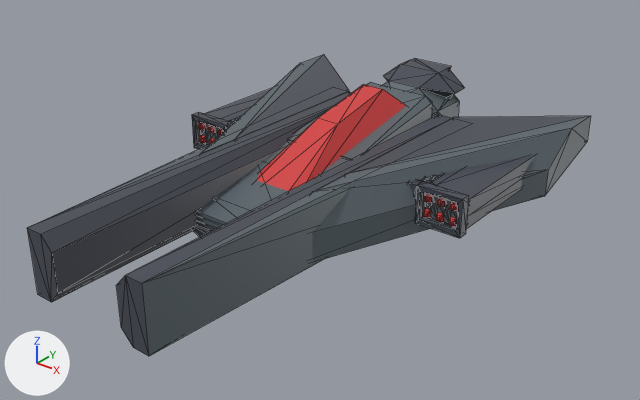
Before and after pictures for a commit that changed the FBX model Assets/Models/Enemies/Liberator.fbx.
Camera for both pictures: a 50 mm lens placed at (9.55, -12.97, 7.35), pointed at (0.15, -1.21, 0.06). Every picture has the same lights, and +X, +Y and +Z are marked at lower left. Mesh edges are drawn as thin lines. Vertices at the same position are counted once.

In view in the first picture: 'hull_body'.
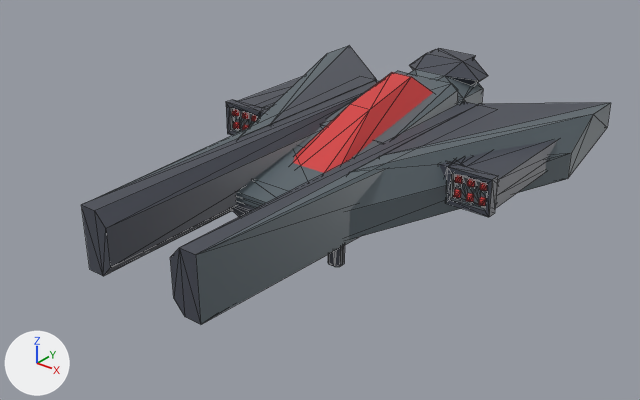
The newer file is also turned or shifted as a whole; pictures and numbers use the older file's frame.

Where the change shows, as pixel boxes [x1, y1, x2, y2] in the pictures (640 x 400 px; the box of a moved part takes in the faces that stretch with it):
'hull_body', reshaped, turned, rescaled
    before: [27, 55, 591, 356]
    after: [82, 46, 611, 325]
part 1 of me_id83, moved or reshaped
    before: [192, 112, 241, 149]
    after: [226, 100, 276, 135]
part 2 of me_id83, moved or reshaped
    before: [290, 82, 433, 159]
    after: [170, 101, 477, 325]
part 3 of me_id83, added
    after: [439, 159, 458, 181]
part 4 of me_id83, added
    after: [82, 80, 380, 276]
part 5 of me_id83, moved or reshaped
    before: [27, 92, 352, 302]
    after: [323, 71, 458, 143]
part 6 of me_id83, moved or reshaped
    before: [416, 173, 469, 238]
    after: [447, 156, 498, 217]
part 7 of me_id83, moved or reshaped
    before: [383, 58, 465, 118]
    after: [409, 48, 488, 105]
part 8 of me_id83, added
    after: [232, 125, 382, 217]
part 9 of me_id83, added
    after: [328, 245, 345, 267]
part 10 of me_id83, added
    after: [239, 76, 558, 208]
part 11 of me_id83, added
    after: [239, 46, 376, 138]
part 12 of me_id83, added
    after: [348, 103, 611, 239]
part 13 of me_id83, deleted
    before: [116, 115, 451, 356]
part 14 of me_id83, deleted
    before: [312, 116, 591, 262]
part 15 of me_id83, deleted
    before: [201, 55, 349, 154]
part 16 of me_id83, deleted
    before: [408, 176, 432, 199]
part 17 of me_id83, cut back
    before: [192, 84, 535, 237]
    after: [293, 72, 433, 173]

The change, as a diff of the scene's bpy script:
```diff
--- a/Assets/Models/Enemies/Liberator.fbx.py
+++ b/Assets/Models/Enemies/Liberator.fbx.py
@@ me_id83 @@
 # used by ob_hull_body; location = (0.0, 0.0, 0.0); rotation_euler = (-1.571, -1.571, 0.0), in degrees (-90, -90, 0); scale = (-1.18, -1.11, -8.0)
-me_id83.from_pydata(...)  # 430 vertices, 800 faces; spans x -1.51..0.94, y -3.07..2.99, z -0.41..0.81
+me_id83.from_pydata(...)  # 452 vertices, 836 faces; spans x -4.77..4.91, y -0.2..0.32, z -1.21..1.56
+# me_id83 part 1: the loose piece of 82 vertices spanning x -0.85..-0.23, y 1.98..2.86, z 0.06..0.16 is multiplied about its middle by the matrix ((0.0, -1.598, 0.0), (-0.215, 0.0, 0.0), (0.0, 0.0, 2.273)), then moved by (-3.33, -2.31, -0.15)
+# me_id83 part 2: the loose piece of 16 vertices spanning x -1.27..-0.42, y -0.76..0.76, z -0.19..0.13 is scaled about its middle by (-1.89, 0.142, 7.13), then moved by (2.77, 0.11, 0.45)
+# me_id83 part 3: a new loose piece, a box spanning x 3.01..3.3, y 0.05..0.18, z -0.21..0.07, in mat_metalpurple_x0028_clone_x0029 (dark blue #464a55)
+# me_id83 part 4: the loose piece of 16 vertices spanning x -1.27..-0.42, y -0.76..0.76, z -0.19..0.13 is copied, and the copy is scaled about its middle by (1.89, -0.141, 7.13), then moved by (-0.93, 0.11, 0.45); it spans x -2.57..-0.98, y 0.0..0.21, z -0.71..1.56
+# me_id83 part 5: the loose piece of 16 vertices spanning x -1.0..0.0, y 0.61..1.61, z -0.19..0.81 is scaled about its middle by (-2.43, 0.182, 0.724), then moved by (0.5, -0.93, -0.66)
+# me_id83 part 6: the loose piece of 82 vertices spanning x -0.85..-0.23, y -2.86..-2.06, z 0.06..0.16 is multiplied about its middle by the matrix ((0.0, -1.598, 0.0), (-0.215, 0.0, 0.0), (0.0, 0.0, 2.273)), then moved by (4.47, 2.58, -0.15)
+# me_id83 part 7: the loose piece of 96 vertices spanning x -1.48..0.21, y -0.8..0.8, z -0.35..-0.18 is multiplied about its middle by the matrix ((0.0, -1.598, 0.0), (-0.215, 0.0, 0.0), (0.0, 0.0, 2.273)), then moved by (0.63, 0.14, -0.62)
+# me_id83 part 8: a new loose piece of 28 vertices spanning x -1.52..1.52, y 0.0..0.18, z 0.01..0.74
+# me_id83 part 9: a new loose piece of 22 vertices spanning x 0.65..1.07, y -0.2..0.05, z 0.32..0.4, in mat_metalpurple_x0028_clone_x0029 (dark blue #464a55)
+# me_id83 part 10: a new loose piece of 20 vertices spanning x -4.58..4.58, y 0.04..0.18, z -0.72..0.01, in mat_metalpurple_x0028_clone_x0029 (dark blue #464a55)
+# me_id83 part 11: a new loose piece of 13 vertices spanning x -4.77..-1.77, y 0.02..0.22, z -1.21..0.79
+# me_id83 part 12: a new loose piece of 13 vertices spanning x 1.91..4.91, y 0.02..0.22, z -1.21..0.79
+# me_id83 part 13: the loose piece of 16 vertices spanning x -1.0..0.0, y -1.7..-0.7, z -0.19..0.81 is deleted
+# me_id83 part 14: the loose piece of 13 vertices spanning x -1.01..-0.08, y -3.07..-1.2, z -0.41..0.47 is deleted
+# me_id83 part 15: the loose piece of 13 vertices spanning x -1.01..-0.08, y 1.11..2.99, z -0.41..0.47 is deleted
+# me_id83 part 16: the loose piece of 8 vertices spanning x -0.85..-0.23, y -2.06..-1.88, z 0.03..0.16 is deleted
+# me_id83 part 17: 80 vertices removed from x -1.51..0.94, y -2.86..2.86, z -0.19..0.45; 10 vertices added at x -1.01..1.04, y 0.04..0.32, z -0.64..0.72
 me_id83.materials.append(mat_metalpurple_x0028_clone_x0029)
@@ ob_hull_body @@
 ob_hull_body.location = (0.0, 0.0, 0.0)
-ob_hull_body.rotation_euler = (-1.571, -1.571, 0.0)  # degrees (-90, -90, 0)
-ob_hull_body.scale = (-1.18, -1.11, -8.0)
+ob_hull_body.rotation_euler = (1.571, 0.0, 0.0)  # degrees (90, 0, 0)
+ob_hull_body.scale = (0.695, 5.5, 3.52)
```
